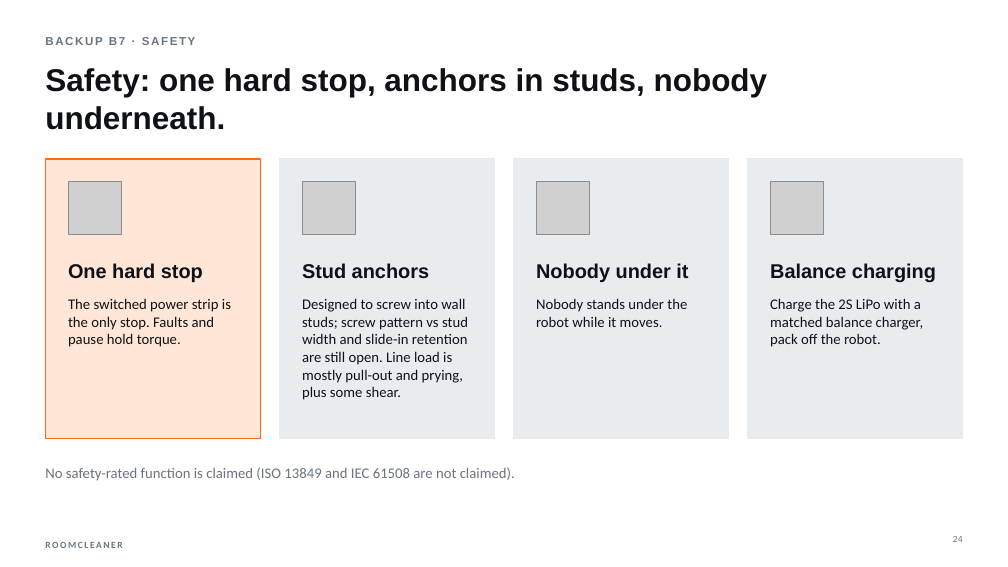
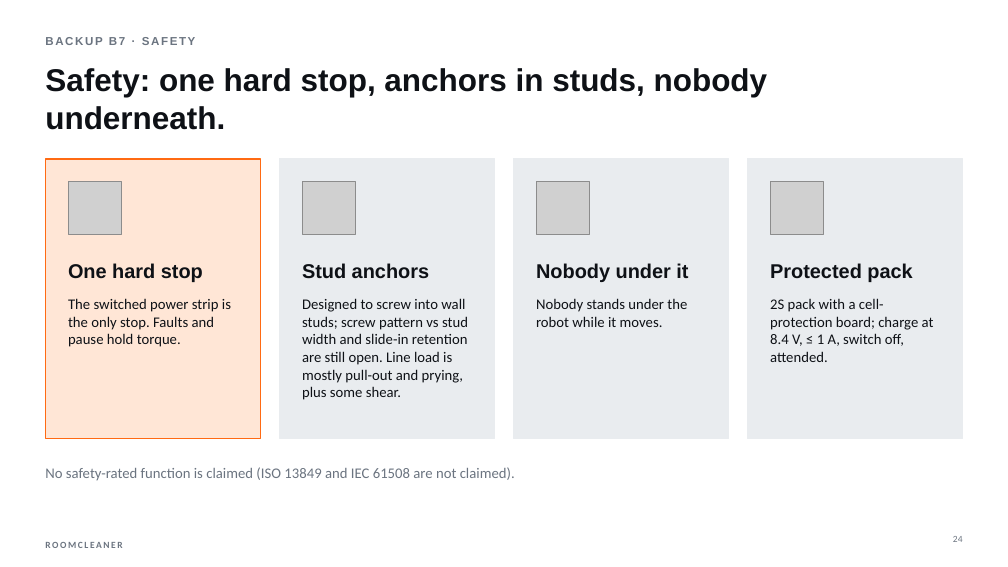
Before and after one commit to Jaspario1199/RoomCleaner, a slide deck: slide 24 of docs/presentation/deck/RoomCleaner_SpaceX_draft.pptx. Drawn at 1008x567 pixels with LibreOffice and Linux fonts; fonts in the diff are those of the drawing; grey boxes stand for pictures. Boxes give left, top, right and bottom in pixels: in the first picture for what was removed or moved away, otherwise in the second. Text is boxed around its words. In the diff, an @@ line names an element or a change of style, - is before the commit and + after.

```diff
--- a/docs/presentation/deck/RoomCleaner_SpaceX_draft.pptx
+++ b/docs/presentation/deck/RoomCleaner_SpaceX_draft.pptx
@@ text at bbox=[770, 263, 912, 282]: text changed @@
-Balance charging
+Protected pack
@@ text at bbox=[770, 298, 934, 362]: text changed @@
-Charge the 2S LiPo with a matched balance charger, pack off the robot.
+2S pack with a cell-protection board; charge at 8.4 V, ≤ 1 A, switch off, attended.
```
Also in this commit, not shown: 2 slides added, 5 other files.
